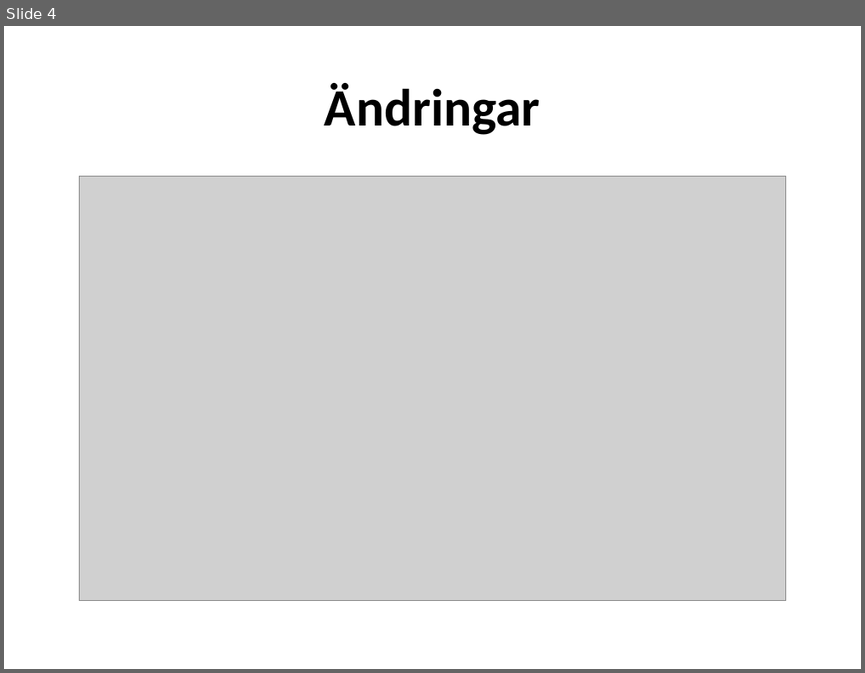
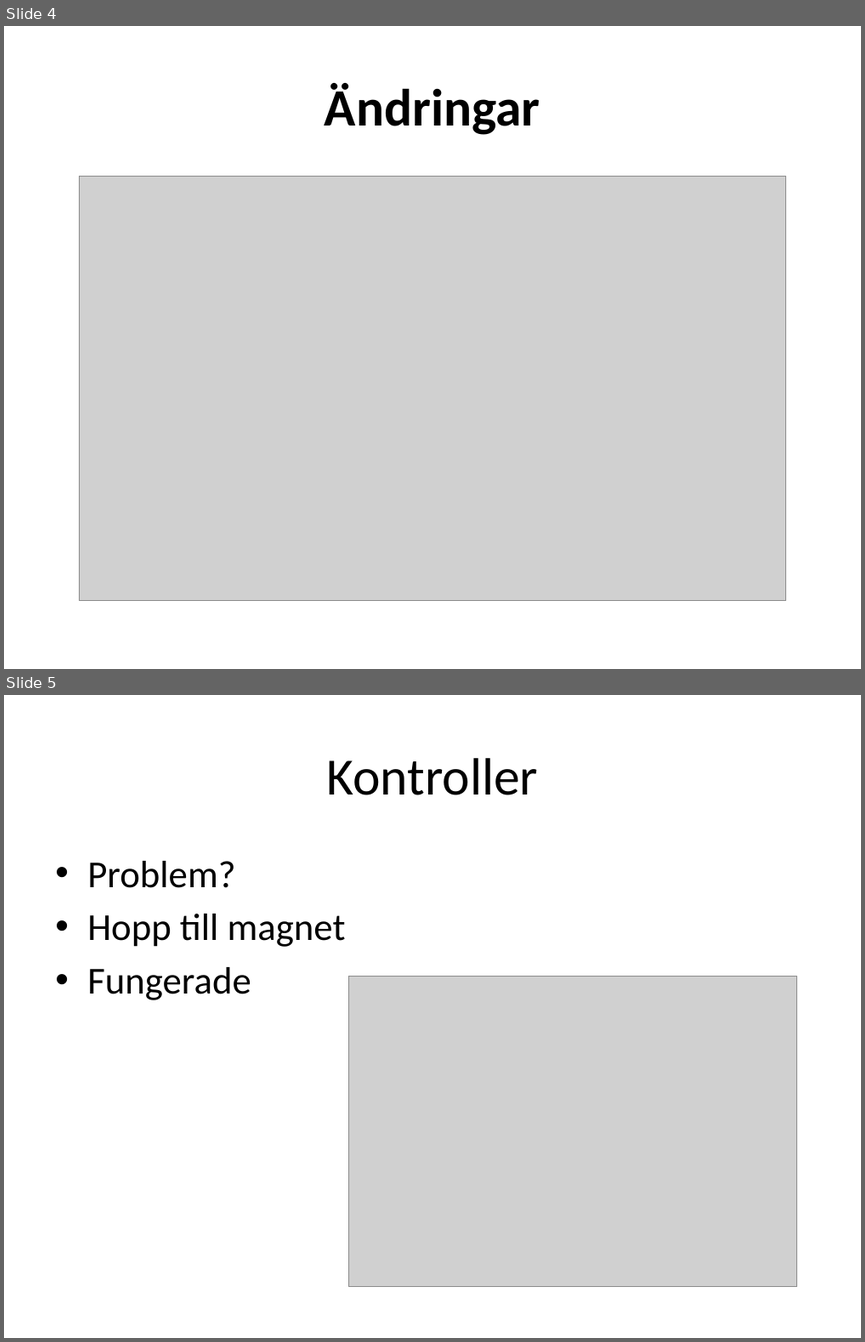
Before and after one commit to Dahlqvist/Spelprojekt1, a slide deck: testpresentation/Testning av Robot Split.pptx. Shown one above the other, each under a label of ours: slide 4 before the commit, slides 4 and 5 after it. The pictures are 865x673 and 865x1342 pixels, drawn with LibreOffice and Linux fonts; fonts in the diff are those of the drawing; grey boxes stand for pictures. Boxes give left, top, right and bottom in pixels: in the first picture for what was removed or moved away, otherwise in the second. Text is boxed around its words. In the diff, an @@ line names an element or a change of style, - is before the commit and + after.

```diff
--- a/testpresentation/Testning av Robot Split.pptx
+++ b/testpresentation/Testning av Robot Split.pptx
@@ slide 5 added at [4,695,861,1338], background #FFFFFF @@
@@ title added at [326,758,538,795], 44 pt, text #000000 @@
+Kontroller
@@ text added at [87,861,346,1000], 32 pt, text #000000 @@
+• Problem?
+• Hopp till magnet
+• Fungerade
@@ picture added at [349,976,797,1287] @@
```
Also in this commit, not shown: 1 other slide added, 2 other files.
